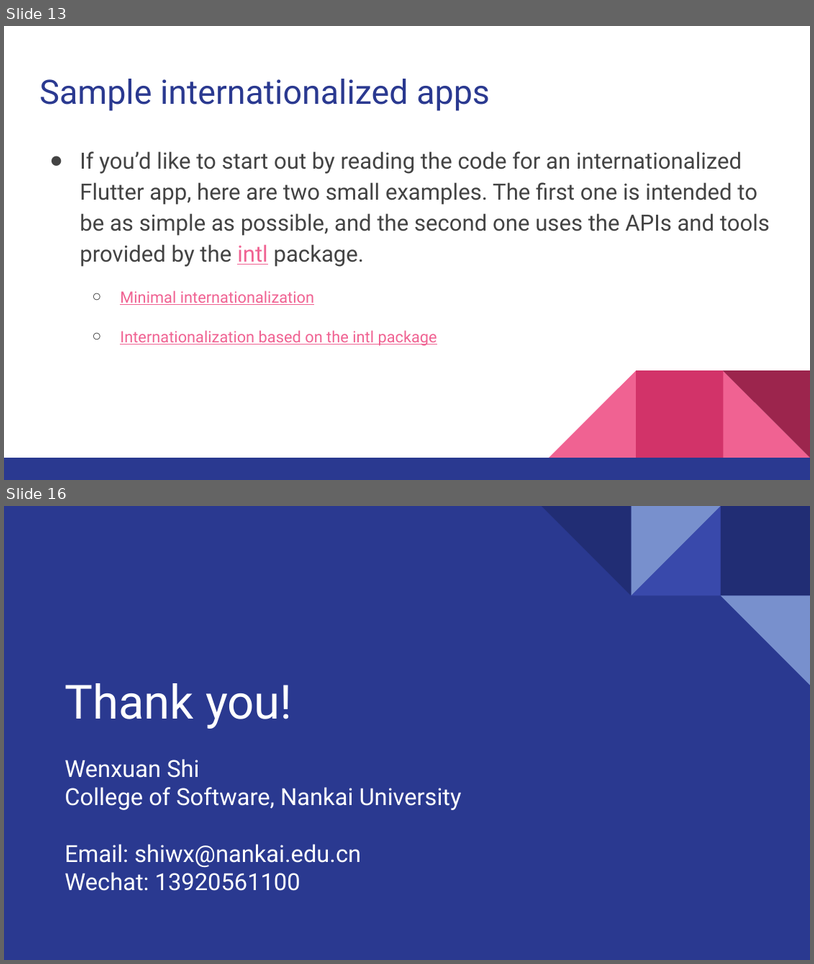
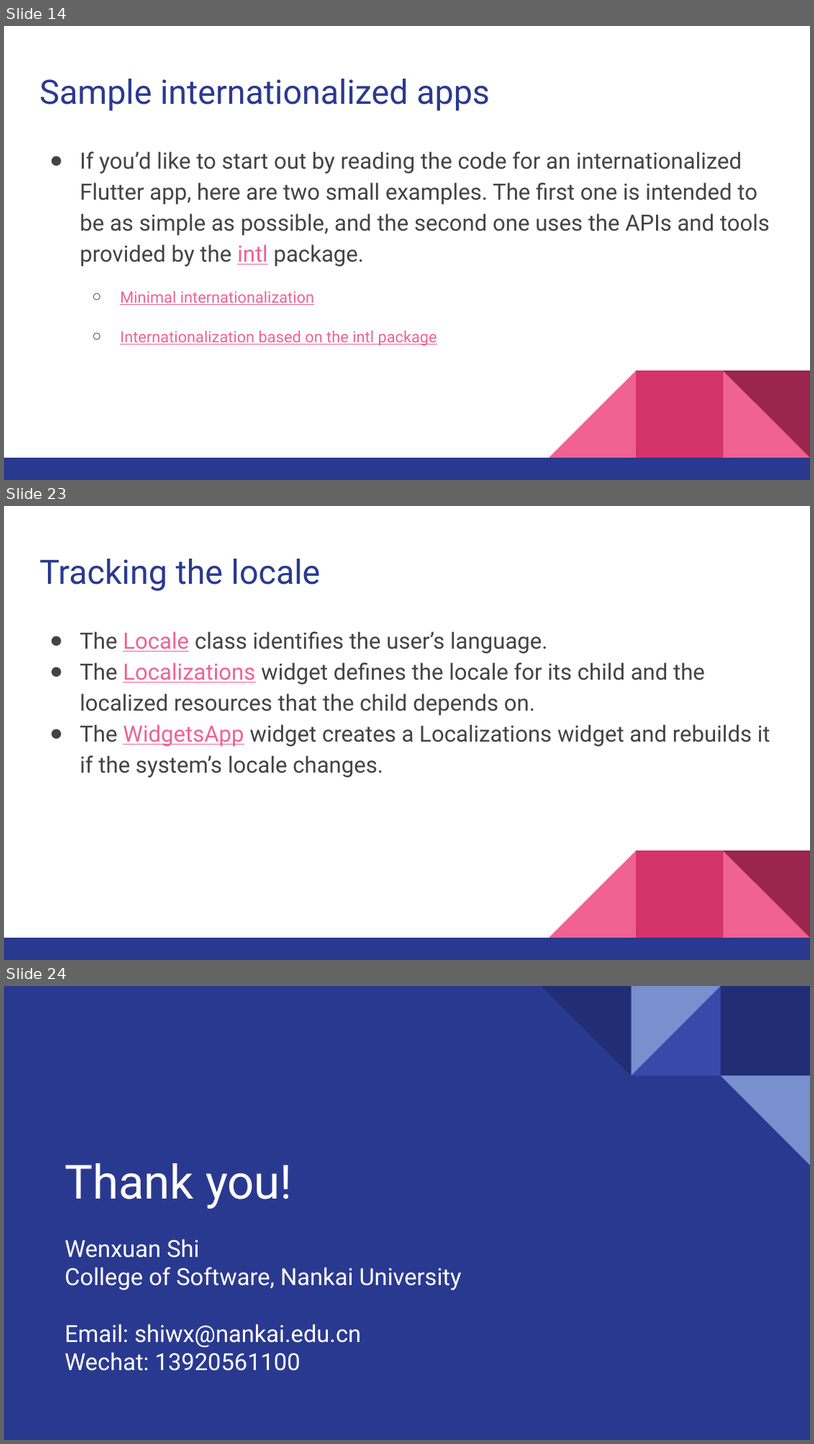
Before and after one commit to walkman617/Flutter2, a slide deck: Lecture/C05 Accessibility_Internationalization.pptx. Shown one above the other, each under a label of ours: slides 13 and 16 before the commit, slides 14, 23 and 24 after it; the slides between them are not shown. The pictures are 814x964 and 814x1444 pixels, drawn with LibreOffice and Linux fonts; fonts in the diff are those of the drawing. Boxes give left, top, right and bottom in pixels: in the first picture for what was removed or moved away, otherwise in the second. Text is boxed around its words. In the diff, an @@ line names an element or a change of style, - is before the commit and + after.

```diff
--- a/Lecture/C05 Accessibility_Internationalization.pptx
+++ b/Lecture/C05 Accessibility_Internationalization.pptx
@@ slide 23 added at [4,506,810,960], background #FFFFFF; not listed: 5 template elements that a slide beside it also shows @@
@@ title added at [39,559,321,591], 30 pt, text #2A3990 @@
+Tracking the locale
@@ text added at [80,631,771,777], 20 pt, text #434343 @@
+● The Locale class identifies the user’s language.
+● The Localizations widget defines the locale for its child and the localized resources that the child depends on.
+● The WidgetsApp widget creates a Localizations widget and rebuilds it if the system’s locale changes.
@@ what was slide 13 is now slide 14 @@
@@ what was slide 16 is now slide 24 @@
```
Also in this commit, not shown: 1 slide changed, 8 other slides added, 1 slide removed, 3 other files.
